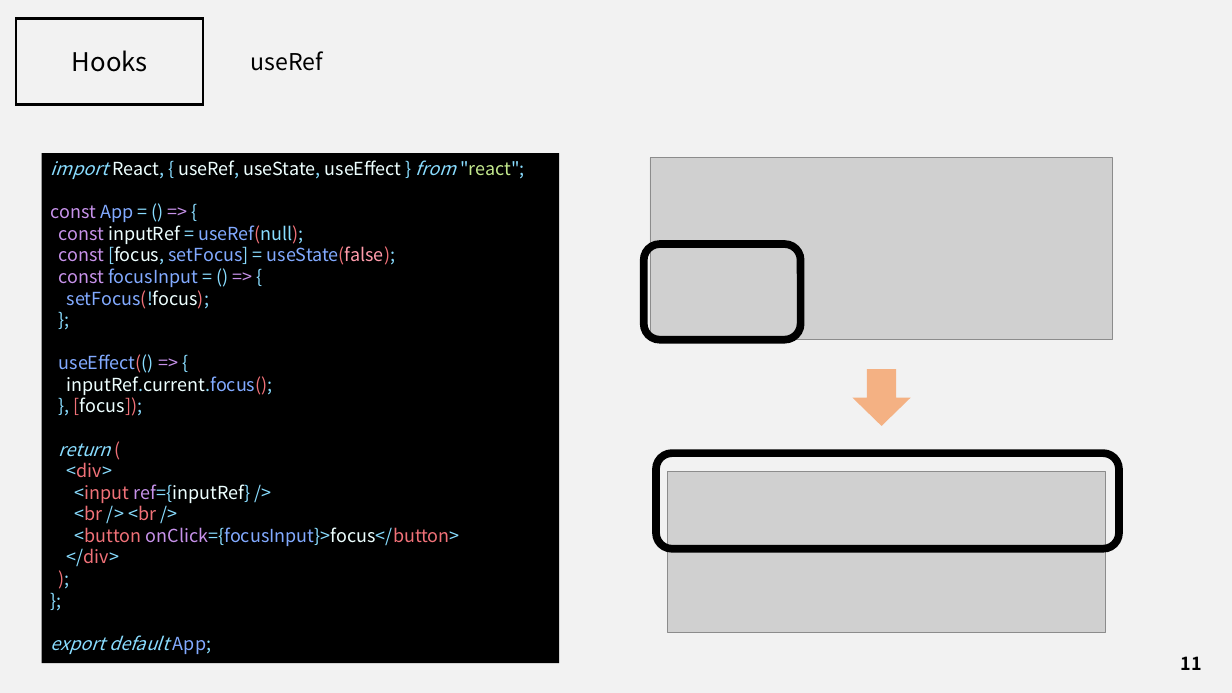
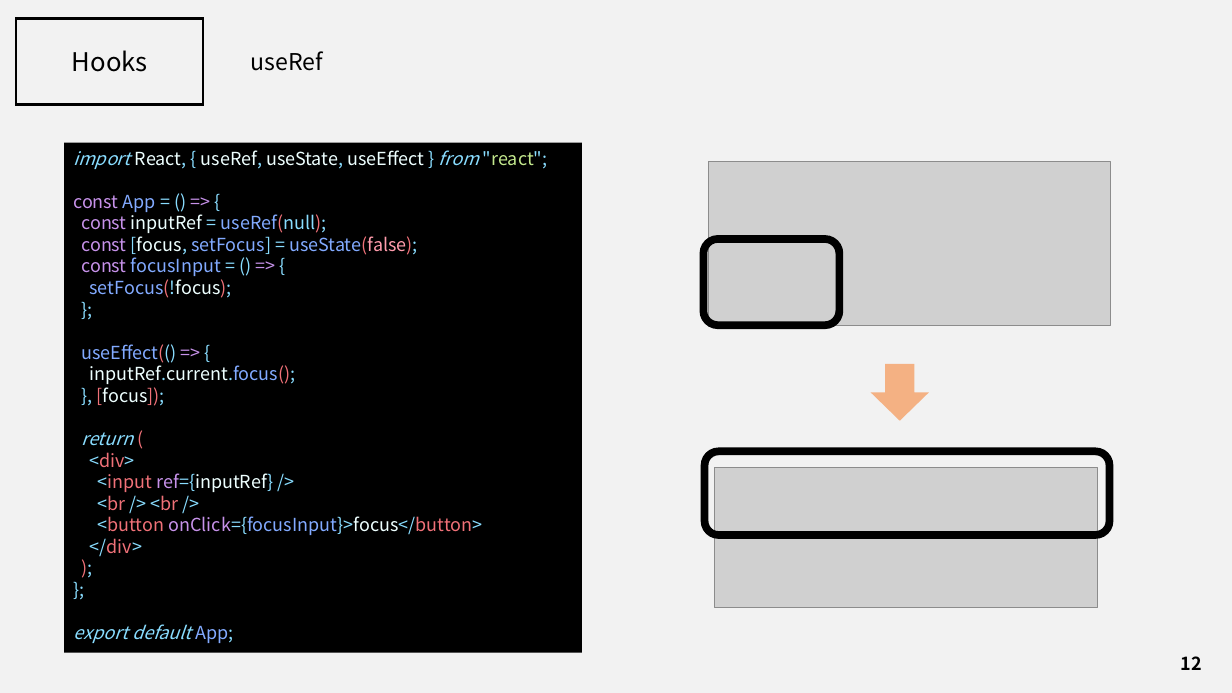
Before and after one commit to J3SUNG/Seminar, a slide deck: slide 12 of 210229_React_Hooks.pptx (slide 11 before the commit). Drawn at 1232x693 pixels with LibreOffice and Linux fonts; fonts in the diff are those of the drawing; grey boxes stand for pictures. Boxes give left, top, right and bottom in pixels: in the first picture for what was removed or moved away, otherwise in the second. Text is boxed around its words. In the diff, an @@ line names an element or a change of style, - is before the commit and + after.

```diff
--- a/210229_React_Hooks.pptx
+++ b/210229_React_Hooks.pptx
@@ rectangle "import React, { useRef, useState, ..." moved from (x1=42, y1=153, x2=559, y2=664) to (x1=64, y1=142, x2=581, y2=653) @@
@@ picture resized from (x1=650, y1=158, x2=1113, y2=340) to (x1=709, y1=161, x2=1110, y2=324) @@
@@ rounded rectangle resized from (x1=644, y1=244, x2=801, y2=340) to (x1=703, y1=239, x2=839, y2=325) @@
@@ right arrow moved from (x1=852, y1=370, x2=910, y2=426) to (x1=871, y1=364, x2=929, y2=421) @@
@@ rounded rectangle resized from (x1=656, y1=453, x2=1119, y2=549) to (x1=705, y1=451, x2=1110, y2=535) @@
@@ picture resized from (x1=667, y1=471, x2=1105, y2=632) to (x1=714, y1=468, x2=1098, y2=608) @@
@@ page number at (x1=1181, y1=656, x2=1202, y2=670): text changed @@
-11
+12
```
Also in this commit, not shown: 20 other slides changed, 1 slide added, 1 other file.
